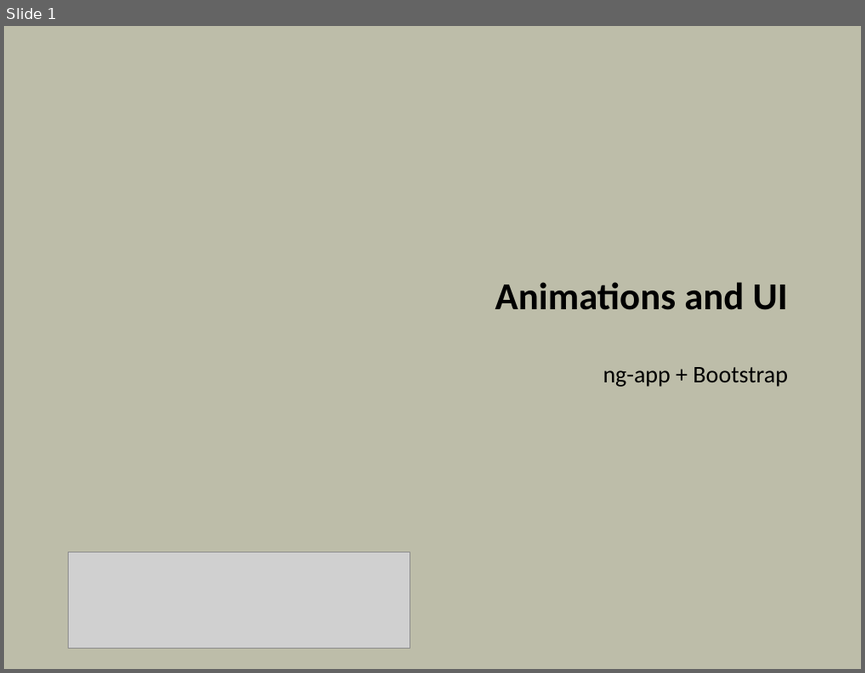
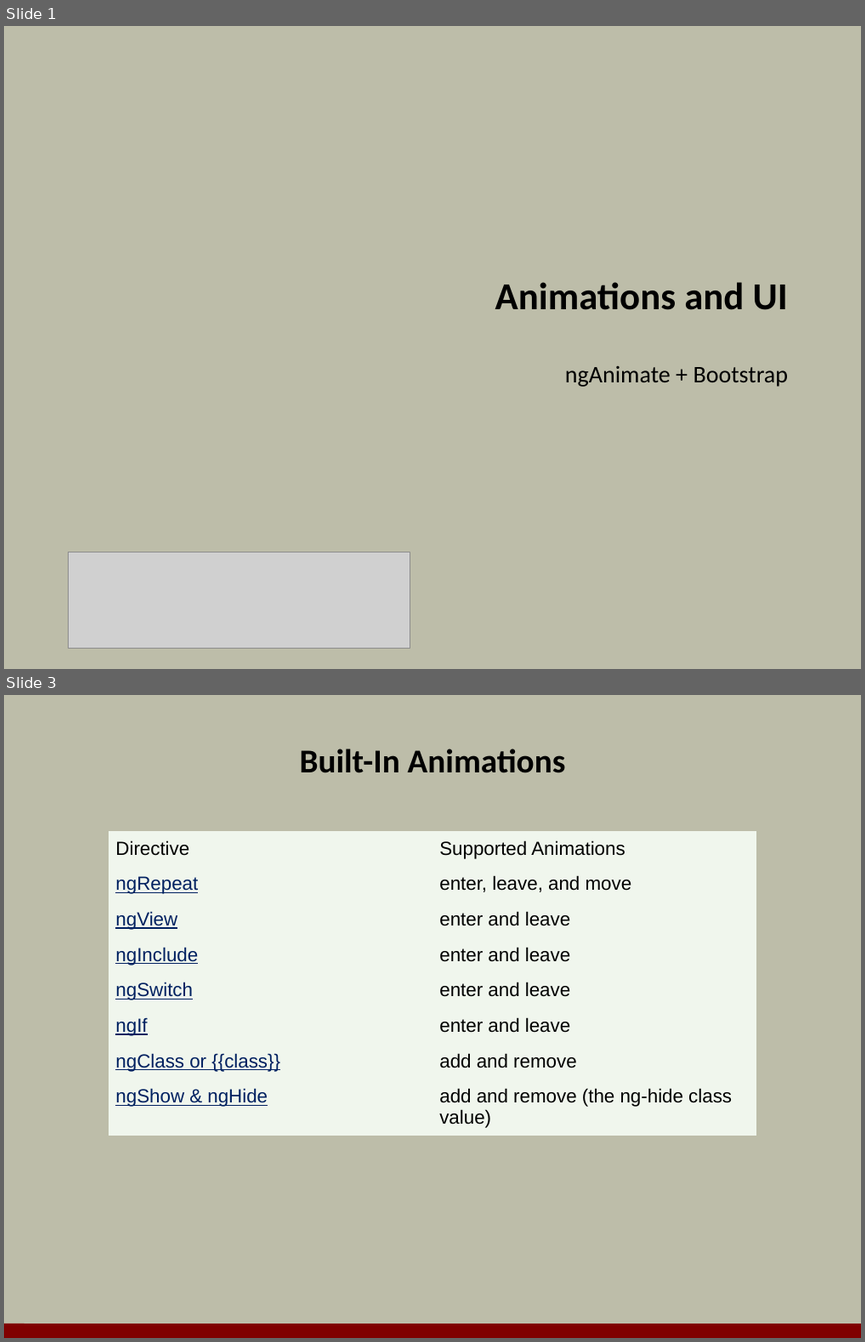
Before and after one commit to OdeToCode/classes, a slide deck: angularjs/slides/08_UI.pptx. Shown one above the other, each under a label of ours: slide 1 before the commit, slides 1 and 3 after it; the slides between them are not shown. The pictures are 865x673 and 865x1342 pixels, drawn with LibreOffice and Linux fonts; fonts in the diff are those of the drawing; grey boxes stand for pictures; background and template pictures are left out. Boxes give left, top, right and bottom in pixels: in the first picture for what was removed or moved away, otherwise in the second. Text is boxed around its words. In the diff, an @@ line names an element or a change of style, - is before the commit and + after.

```diff
--- a/angularjs/slides/08_UI.pptx
+++ b/angularjs/slides/08_UI.pptx
@@ slide 3 added at box(4, 695, 861, 1338), background #BDBDA9 @@
@@ title added at box(300, 749, 566, 773), 28 pt, text #000000, bold @@
+Built-In Animations
@@ table added at box(109, 830, 756, 1175), 8 rows, 2 columns @@
+Directive | Supported Animations
+ngRepeat | enter, leave, and move
+ngView | enter and leave
+ngInclude | enter and leave
+ngSwitch | enter and leave
+ngIf | enter and leave
+ngClass or {{class}} | add and remove
+ngShow & ngHide | add and remove (the ng-hide class value)
@@ line added from (4, 1330) to (861, 1331), #800000 12 pt @@
@@ slide 1 changed as well @@
@@ subtitle at box(565, 366, 789, 386): text changed @@
-ng-app + Bootstrap
+ngAnimate + Bootstrap
```
Also in this commit, not shown: 10 other slides added, 1 slide removed, 38 other files.
